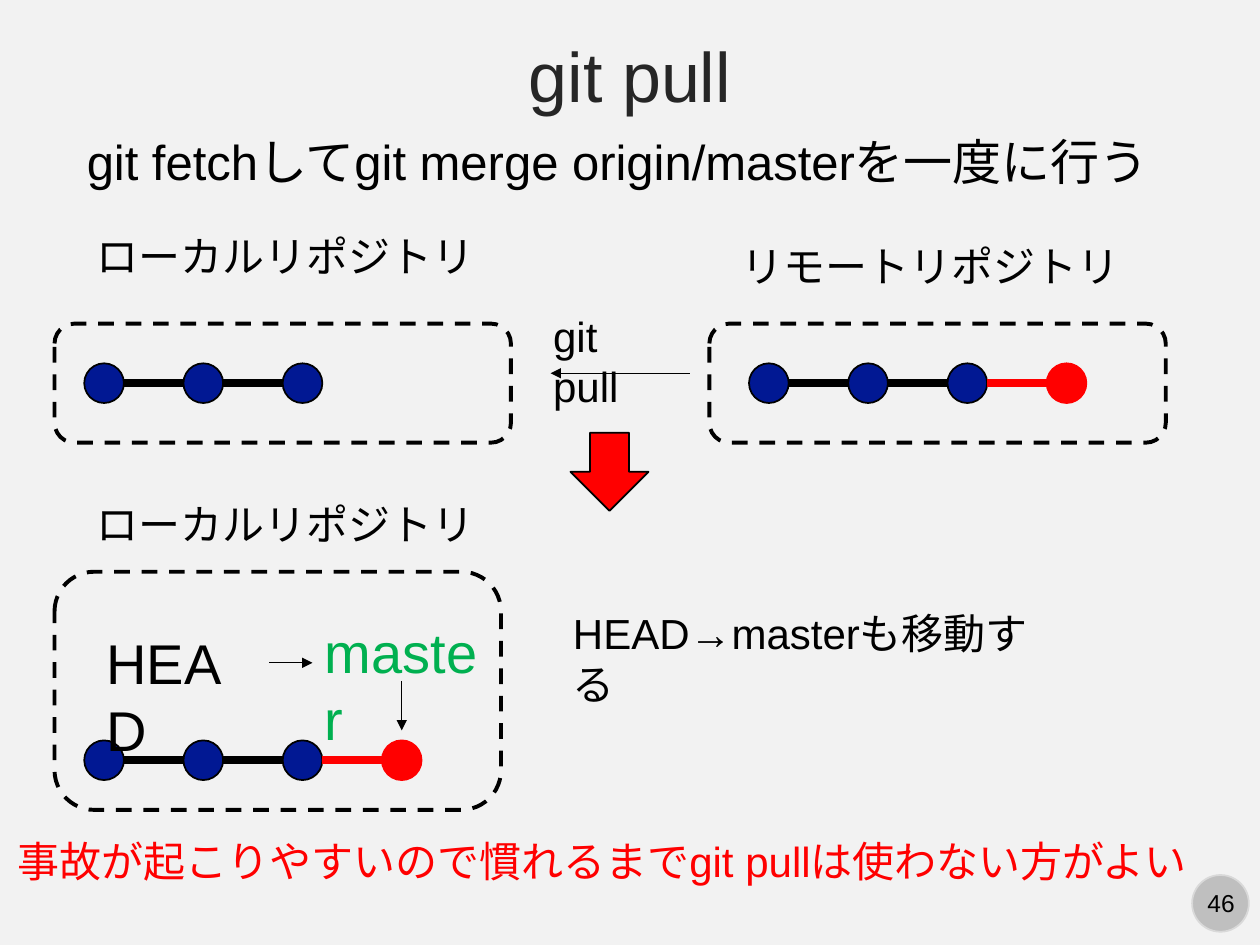
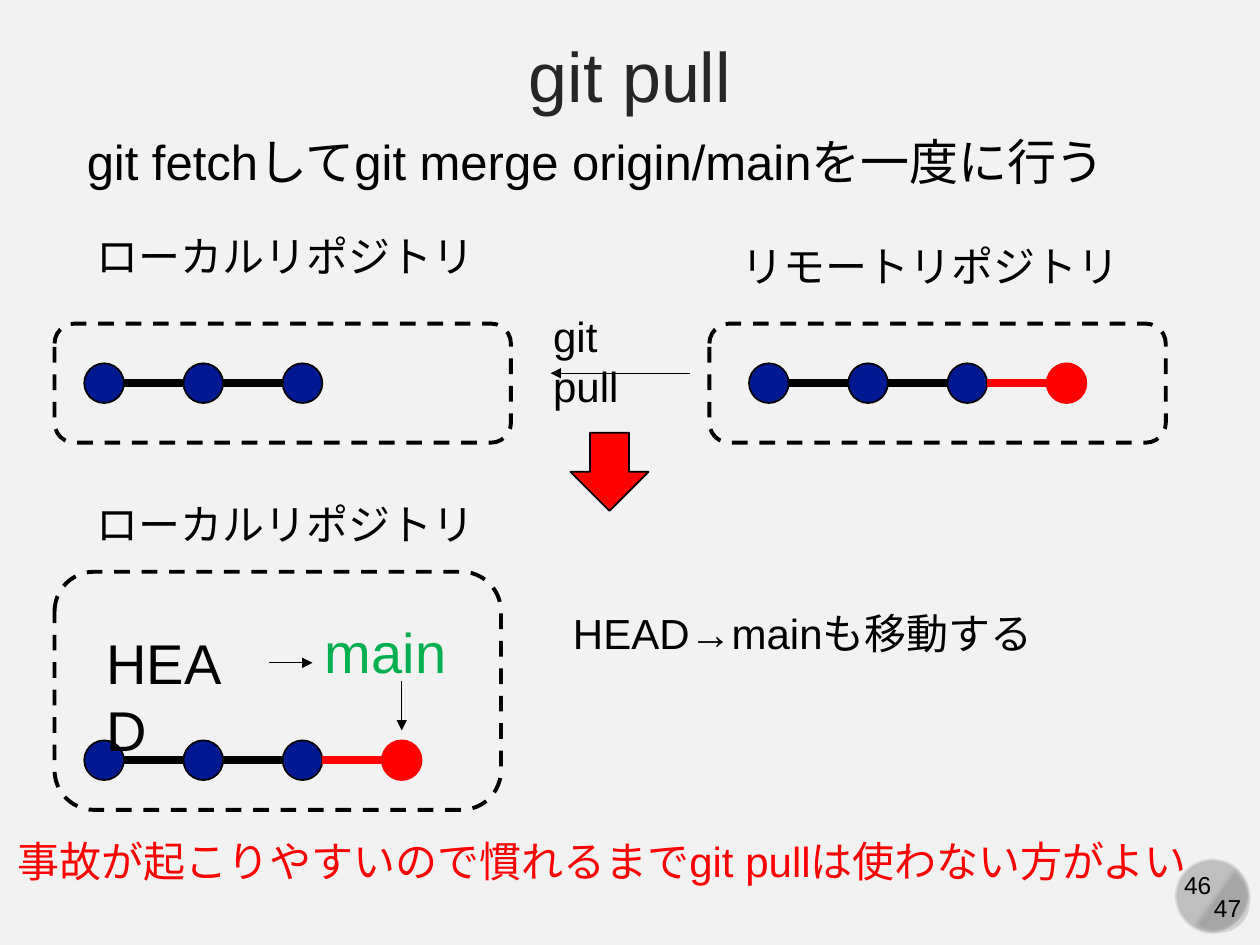
Before and after one commit to kaityo256/lab_startup, a slide deck: slide 46 of git/fig/start_git.pptx. Drawn at 1260x945 pixels with LibreOffice and Linux fonts; fonts in the diff are those of the drawing. Boxes give left, top, right and bottom in pixels: in the first picture for what was removed or moved away, otherwise in the second. Text is boxed around its words. In the diff, an @@ line names an element or a change of style, - is before the commit and + after.

```diff
--- a/git/fig/start_git.pptx
+++ b/git/fig/start_git.pptx
@@ text at bbox=[87, 141, 1105, 190]: text changed @@
-git fetchしてgit merge origin/masterを一度に行う
+git fetchしてgit merge origin/mainを一度に行う
@@ text at bbox=[573, 616, 1033, 653]: text changed @@
-HEAD→masterも移動する
+HEAD→mainも移動する
@@ text at bbox=[325, 632, 446, 684]: text changed @@
-master
+main
@@ chord (boxed as its full ellipse) added at bbox=[1166, 848, 1260, 944], fill #A6A6A6 @@
@@ ellipse added at bbox=[1176, 859, 1249, 932], fill #BFBFBF, outline #D9D9D9 1 pt @@
@@ page number added at bbox=[1207, 893, 1234, 917], 14 pt, text #000000 @@
+46
@@ text added at bbox=[1214, 900, 1241, 923], 14 pt, text #000000 @@
+47
```
Also in this commit, not shown: 46 other slides changed, 1 other file.
